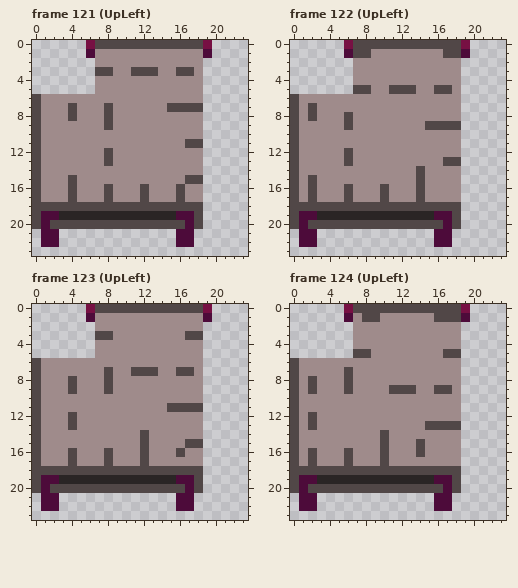
Pixel-art file -- assets/images/belt2.aseprite. Above: the version before the commit.
24x24 pixels, 144 frames. Shown: frame 121 (UpLeft), frame 122 (UpLeft), frame 123 (UpLeft), frame 124 (UpLeft). The commit also changed other frames, which this record leaves out.
After the commit:
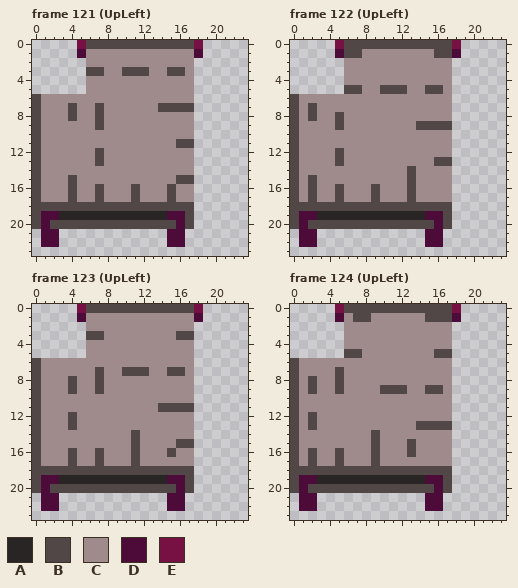
Palette (. is transparent): A #2a2525  B #514747  C #9f8b8b  D #4d0b3a  E #771043
Changes in this commit:
Changed rows in their new state; - is an unchanged pixel.
Frame 121 (UpLeft), layer "Belt":
first column x 5:
 0 EB-----------E.
 1 DC-----------D.
 2 -C-----------.-
 3 -B-C-B--C-B-C.-
 4 -C-----------.-
 5 -C-----------.-
 6 -------------.-
 7 --BC-----B---.-
 8 --BC---------.-
 9 --BC---------.-
10 -------------.-
11 -----------B-.-
12 --BC---------.-
13 --BC---------.-
14 -------------.-
15 -----------B-.-
16 --BC--BC--BC-.-
17 --BC--BC--BC-.-
18 -------------.-
19 ----------D-B.-
20 -----------DB.-
21 ----------D-.--
22 ----------D-.--
Frame 122 (UpLeft), layer "Belt":
first column x 5:
 0 EB-----------E.
 1 DB-C-------B-D.
 2 -C-----------.-
 3 -C-----------.-
 4 -C-----------.-
 5 -B-C-B--C-B-C.-
 6 -------------.-
 7 -------------.-
 8 BC-----------.-
 9 BC-------B---.-
10 -------------.-
11 -------------.-
12 BC-----------.-
13 BC---------B-.-
14 --------BC---.-
15 --------BC---.-
16 BC--BC--BC---.-
17 BC--BC--BC---.-
18 -------------.-
19 ----------D-B.-
20 -----------DB.-
21 ----------D-.--
22 ----------D-.--
Frame 123 (UpLeft), layer "Belt":
first column x 5:
 0 EB-----------E.
 1 DC-----------D.
 2 -C-----------.-
 3 -B-C-------B-.-
 4 -C-----------.-
 5 -C-----------.-
 6 -------------.-
 7 --BC-B--C-B-C.-
 8 --BC---------.-
 9 --BC---------.-
10 -------------.-
11 ---------B---.-
12 -------------.-
13 -------------.-
14 ------BC-----.-
15 ------BC---B-.-
16 --BC--BC--BC-.-
17 --BC--BC-----.-
18 -------------.-
19 ----------D-B.-
20 -----------DB.-
21 ----------D-.--
22 ----------D-.--
Frame 124 (UpLeft), layer "Belt":
first column x 5:
 0 EB-----------E.
 1 DCB-C-----B--D.
 2 -C-----------.-
 3 -C-----------.-
 4 -C-----------.-
 5 -B-C-------B-.-
 6 -------------.-
 7 BC-----------.-
 8 BC-----------.-
 9 BC---B--C-B-C.-
10 -------------.-
11 -------------.-
12 -------------.-
13 ---------B---.-
14 ----BC-------.-
15 ----BC--BC---.-
16 BC--BC--BC---.-
17 BC--BC-------.-
18 -------------.-
19 ----------D-B.-
20 -----------DB.-
21 ----------D-.--
22 ----------D-.--
